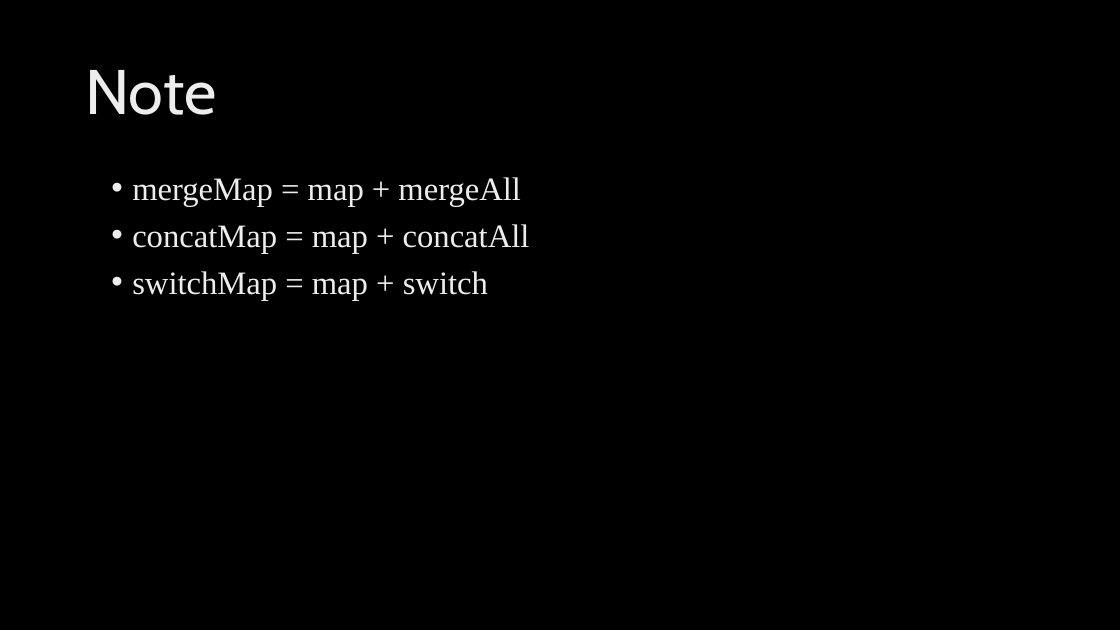
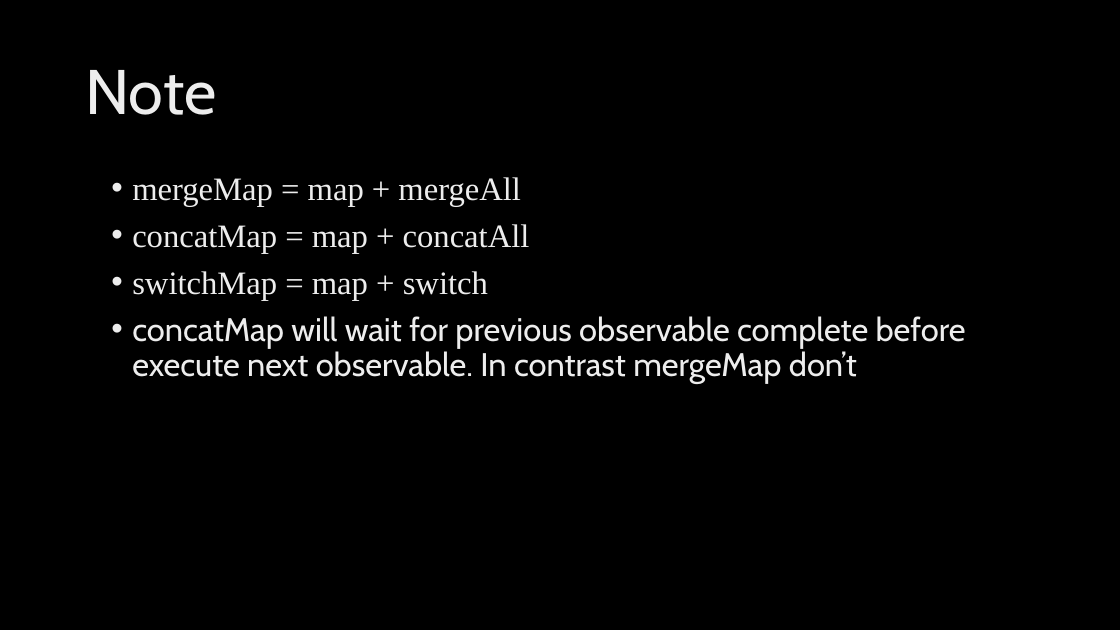
Before and after one commit to ngohungphuc/Presentation, a slide deck: slide 16 of RXJS Make it easy/RXJS Make it easy.pptx (slide 12 before the commit). Drawn at 1120x630 pixels with LibreOffice and Linux fonts; fonts in the diff are those of the drawing; background and template pictures are left out. Boxes give left, top, right and bottom in pixels: in the first picture for what was removed or moved away, otherwise in the second. Text is boxed around its words. In the diff, an @@ line names an element or a change of style, - is before the commit and + after.

```diff
--- a/RXJS Make it easy/RXJS Make it easy.pptx
+++ b/RXJS Make it easy/RXJS Make it easy.pptx
@@ text at bbox=[132, 316, 966, 384]: paragraph added @@
+• concatMap will wait for previous observable complete before execute next observable. In contrast mergeMap don’t
```
Also in this commit, not shown: 10 other slides changed, 4 slides added.
